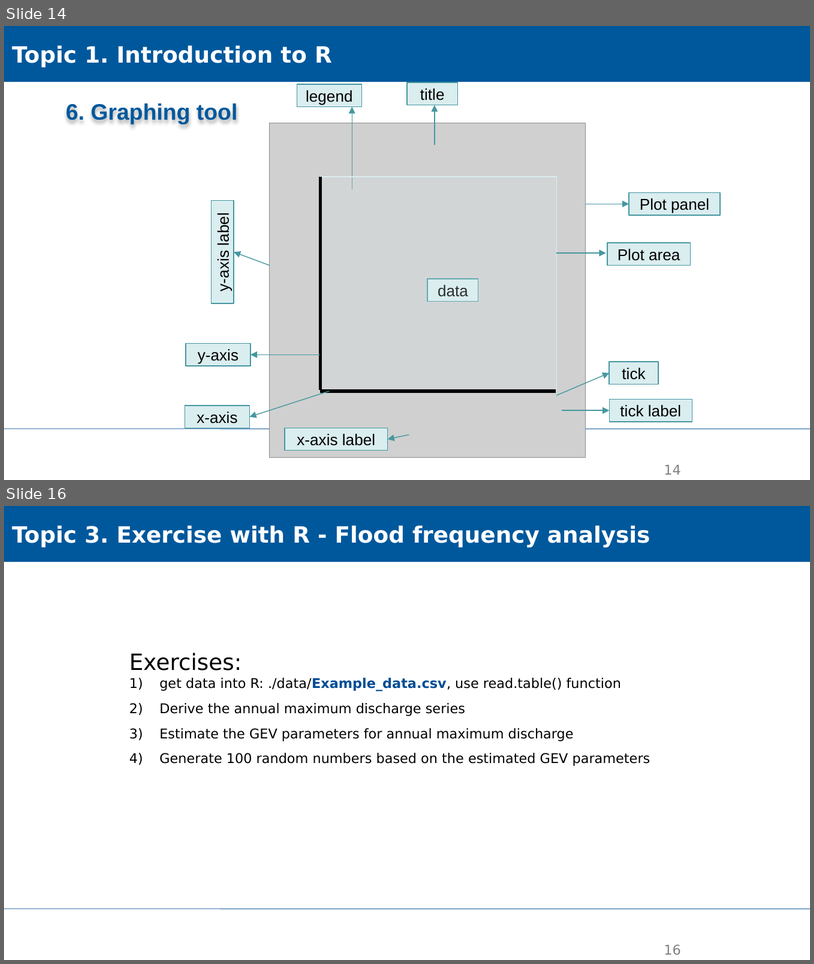
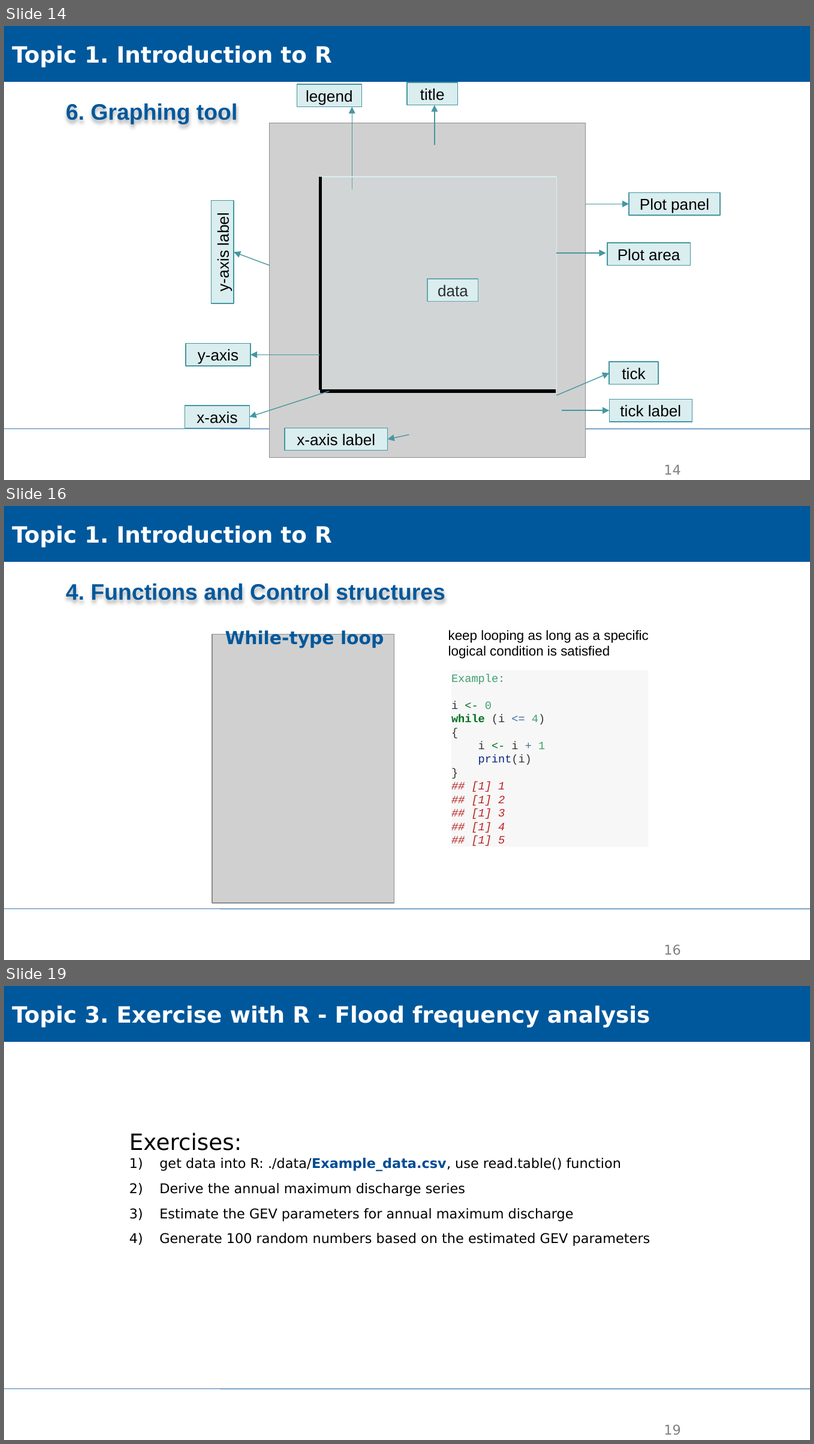
Before and after one commit to XiaoxiangGuanGFZ/FloodRiskSeminar, a slide deck: slides/FRS_exercise_R.pptx. Shown one above the other, each under a label of ours: slides 14 and 16 before the commit, slides 14, 16 and 19 after it; the slides between them are not shown. The pictures are 814x964 and 814x1444 pixels, drawn with LibreOffice and Linux fonts; fonts in the diff are those of the drawing; grey boxes stand for pictures; background and template pictures are left out. Boxes give left, top, right and bottom in pixels: in the first picture for what was removed or moved away, otherwise in the second. Text is boxed around its words. In the diff, an @@ line names an element or a change of style, - is before the commit and + after.

```diff
--- a/slides/FRS_exercise_R.pptx
+++ b/slides/FRS_exercise_R.pptx
@@ slide 16 added at bbox=[4, 506, 810, 960], background #FFFFFF; not listed: 1 template element that a slide beside it also shows @@
@@ rectangle added at bbox=[4, 506, 810, 562], fill #00589C, outline #00589C 0.75 pt, 20 pt, text #FFFFFF, bold @@
+Topic 1. Introduction to R
@@ text added at bbox=[66, 583, 446, 600], 20 pt, text #00589C, bold @@
+4. Functions and Control structures
@@ text added at bbox=[225, 630, 384, 648], 16 pt, text #00589C, bold @@
+While-type loop
@@ text added at bbox=[449, 630, 649, 658], 12 pt, text #000000 @@
+keep looping as long as a specific logical condition is satisfied
@@ picture added at bbox=[212, 634, 394, 903] @@
@@ rectangle added at bbox=[452, 670, 648, 846], fill #F7F7F7, 10 pt, text #BA2121 @@
+Example:
+i <- 0
+while (i <= 4)
+{
+i <- i + 1
+print(i)
+}
+## [1] 1
+## [1] 2
+## [1] 3
+## [1] 4
+## [1] 5
@@ page number added at bbox=[664, 944, 681, 954], 12 pt, text #808080 @@
+16
@@ what was slide 16 is now slide 19 @@
@@ page number at bbox=[664, 1424, 681, 1434]: text changed @@
-16
+19
```
Also in this commit, not shown: 5 other slides added, 1 slide removed.
